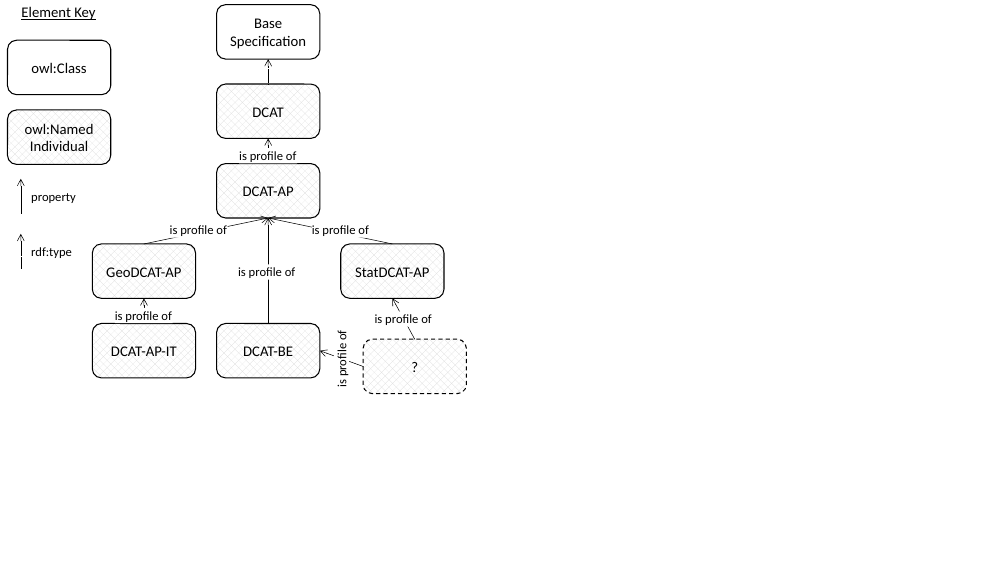
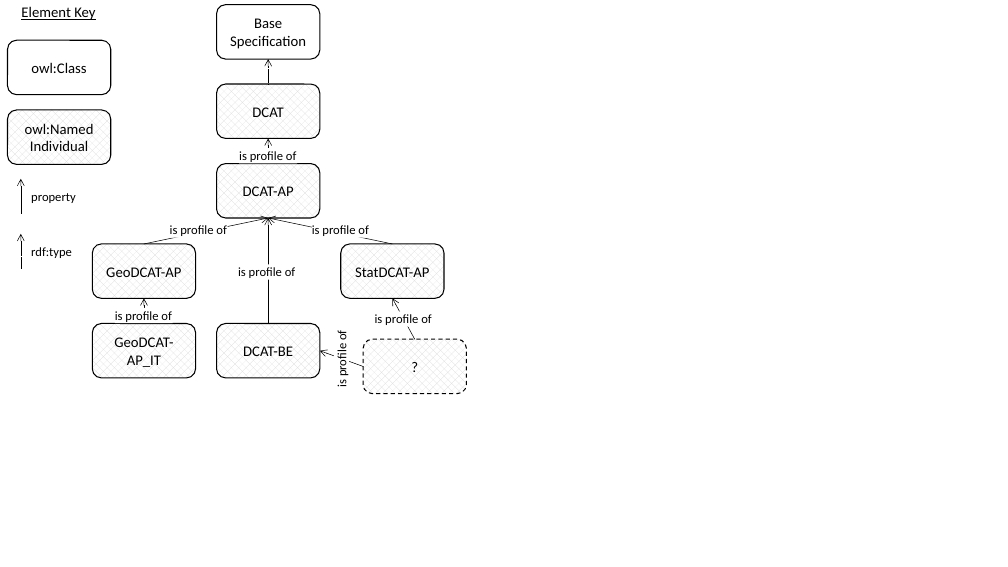
Before and after one commit to w3c/dxwg, a slide deck: slide 6 of profilesont/diagrams.pptx. Drawn at 1008x567 pixels with LibreOffice and Linux fonts; fonts in the diff are those of the drawing. Boxes give left, top, right and bottom in pixels: in the first picture for what was removed or moved away, otherwise in the second. Text is boxed around its words. In the diff, an @@ line names an element or a change of style, - is before the commit and + after.

Commit message:
Corrected version wrt GeoDCAT-AP_IT
Slide 6 is the relevant one.

```diff
--- a/profilesont/diagrams.pptx
+++ b/profilesont/diagrams.pptx
@@ text in rounded rectangle at box(114, 337, 173, 367): text changed @@
-DCAT-AP-IT
+GeoDCAT-AP_IT
```
